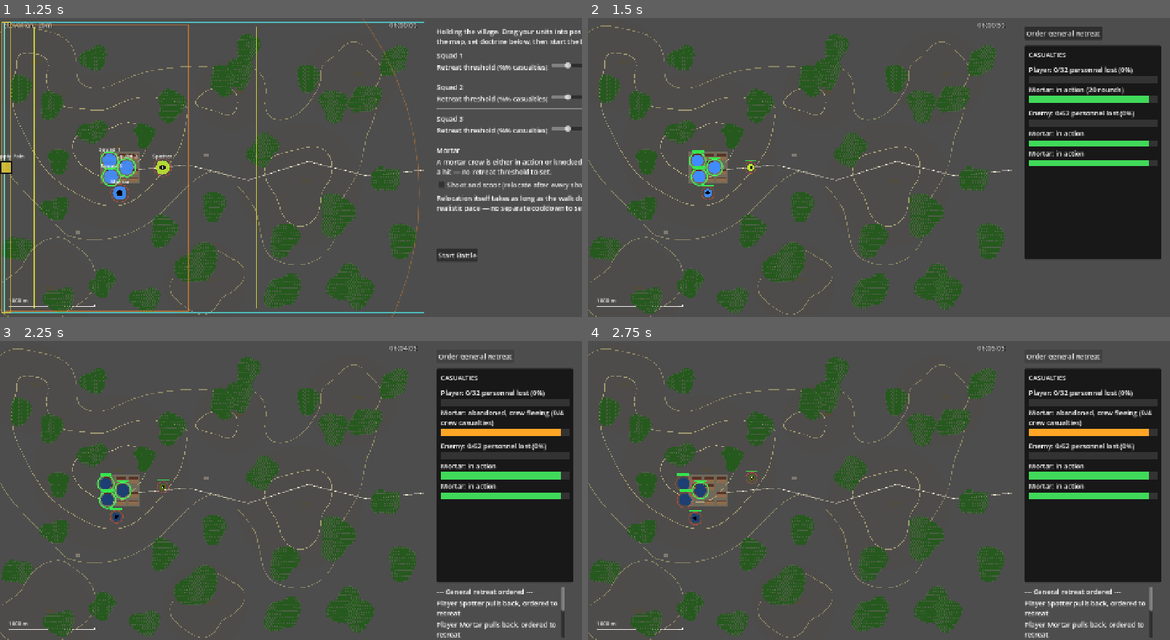
Above: before the commit, frames 1-4 (two rows, left to right).
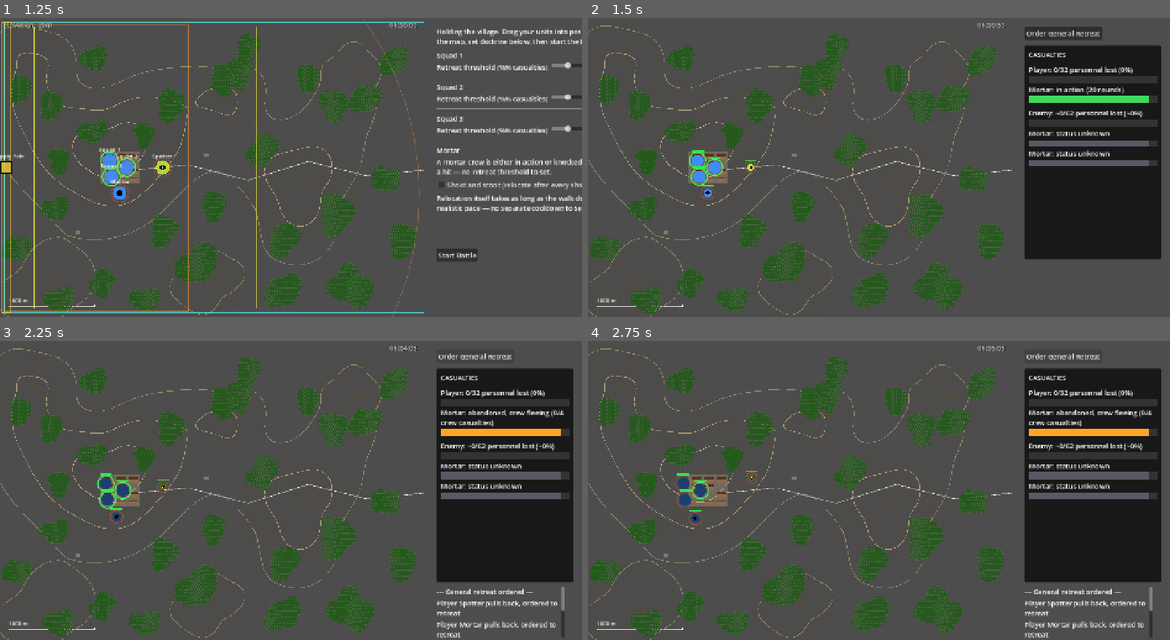
Above: after the commit, the same moments.

Repository: verybadcat/Drones
Game: Godot game, scene res://scenes/Main.tscn
Same seed, same stepped clock (60 frames per second), same inputs: the game is played once before the commit and once after it.
Inputs:
- Up to frame 1 (1.25 s): click "Choose" at 0.5 s
- Up to frame 2 (1.5 s): click "Start Battle" at 1.25 s
- Up to frame 3 (2.25 s): click "Order General Retreat" at 2 s
- Up to frame 4 (2.75 s): no input

Frame 1 is identical in both runs. In frame 2, 1.2% of the frame differs, in the area x 75-97%, y 31-50%; in frame 3, 1.4%, in the area x 75-97%, y 34-53%; in frame 4, 1.4%.

Commit message:
Enemy status is now fog-of-war limited to what's actually been scouted
The live dashboard and the AAR both read the enemy's true internal state
directly, regardless of what the player's own side had actually observed.
Enemy units now carry a last-known snapshot (pips/state), updated only
while actually visible and frozen once contact is lost; the dashboard's
enemy readout and mortar rows show this estimate instead of the truth.

The AAR gets upgraded to the true figures only if the position was held
(a real post-battle sweep) or drone recon was used (a last overhead look
that doesn't require holding ground) — otherwise it reports the same
honest estimate the dashboard showed throughout. The win/loss verdict is
still always judged on the true numbers regardless of what's displayed.

Co-Authored-By: Claude Sonnet 5 <noreply@anthropic.com>

Diff:
--- a/scripts/battle_manager.gd
+++ b/scripts/battle_manager.gd
@@ -2151,6 +2151,7 @@
 	_update_friendly_mortar_concealment()
 	_resolve_pending_counter_battery()
 	_resolve_pending_mortar_shots()
+	_update_player_intel()
 	_check_enemy_commander_retreat()
 	_prune_fire_flashes()
 	_check_battle_end()
@@ -2281,6 +2282,25 @@
 				target.queue_redraw()
 				combat_log.log_spotted(target)
 				break
+
+
+## Snapshots what the player's own side actually knows about each enemy
+## unit's condition right now — see Unit.player_known_pips/_known_state/
+## _has_been_sighted's own doc comment. Only updates while a unit is
+## is_visible; once visibility is lost the snapshot simply stays wherever
+## it last was, the same way a real commander's last report doesn't
+## un-happen just because contact was lost afterward. Run every tick, after
+## this tick's own combat resolution — a unit that gets destroyed or
+## surrendered this same tick, while still visible the instant before, is
+## correctly captured (the visibility-clearing check in _refresh_visibility
+## already skips DESTROYED/SURRENDERED targets rather than dropping their
+## is_visible flag, so it's still true here).
+func _update_player_intel() -> void:
+	for u in enemy_units:
+		if u.is_visible:
+			u.player_has_been_sighted = true
+			u.player_known_pips = u.pips
+			u.player_known_state = u.state
 
 
 ## `scenario_delta` (tactical seconds) drives a MORTAR's reload timer — a
@@ -3306,10 +3326,19 @@
 
 
 ## Public entry point for UI (see CasualtyDashboard) to read live casualty
-## stats for one side — the exact same numbers the AAR report is built
-## from, just readable mid-battle instead of only at the end.
+## stats for one side. The player's own side is always the true figures —
+## it's the player's own command, always fully known. The enemy side is
+## always the fog-of-war ESTIMATE (see _compute_side_stats's own `estimated`
+## doc comment) — a live commander only knows what's actually been scouted,
+## never the true totals in real time. The AAR at battle's end is NOT
+## necessarily the same numbers this returns for the enemy side — see
+## _end_battle, which may upgrade to the true figures once the fighting is
+## over, depending on whether the position was held for a proper battlefield
+## assessment.
 func casualty_stats(team: Unit.Team) -> Dictionary:
-	return _compute_side_stats(player_units if team == Unit.Team.PLAYER else enemy_units)
+	if team == Unit.Team.PLAYER:
+		return _compute_side_stats(player_units)
+	return _compute_side_stats(enemy_units, true)
 
 
 ## Public read for UI (see CasualtyDashboard) — a snapshot of the drone
@@ -3336,7 +3365,26 @@
 	}
 
 
-func _compute_side_stats(units: Array[Unit]) -> Dictionary:
+## `estimated` — true for the PLAYER's own fog-of-war view of the ENEMY side
+## (see Unit.player_has_been_sighted/_known_pips/_known_state and
+## _update_player_intel): the player's own side is always fully known (they
+## command it directly), but the enemy's true condition is only as good as
+## what's actually been scouted, live or in the AAR — see _end_battle's own
+## reasoning for when the AAR still gets the true figures anyway (holding
+## the position for a battlefield sweep, or drone coverage that doesn't
+## need to). A unit never sighted at all contributes to the known TOTAL
+## order of battle (pips_total) but not a single casualty — assumed still
+## active and undamaged, not "unknown," since crediting losses nobody
+## actually confirmed would be worse than just not knowing. A unit that
+## WAS sighted at some point uses its last-known snapshot instead of its
+## true current state — genuinely stale if contact was lost since, exactly
+## like a real last report. The detailed killed/heavily-wounded/walking-
+## wounded/captured breakdown is skipped entirely when estimated: knowing a
+## unit was destroyed or pulled back is something battle observation alone
+## can support, but the exact mix of who died vs. was carried off isn't —
+## that needs an actual look at the aftermath, which is exactly what "not
+## sighted" or "sighted but stale" means we don't have.
+func _compute_side_stats(units: Array[Unit], estimated: bool = false) -> Dictionary:
 	var pips_total := 0
 	var pips_lost := 0
 	var killed := 0
@@ -3353,18 +3401,24 @@
 		# (it still shows up below if destroyed, just not in the pip count).
 		if u.kind != Unit.Kind.DRONE:
 			pips_total += u.max_pips
-			pips_lost += (u.max_pips - u.pips)
-			# killed_count/heavily_wounded_count/walking_wounded_count/
-			# wounded_left_behind_count are populated for every personnel
-			# kind (SQUAD's graduated split, and a flat killed_count
-			# increment for SPOTTER/MORTAR/DRONE_TEAM crew — see
-			# Unit.take_hit/_apply_crew_casualties), so summing them
-			# unconditionally here is what keeps this always reconciling
-			# exactly with pips_lost above, not just for squads.
-			killed += u.killed_count
-			heavily_wounded += u.heavily_wounded_count
-			walking_wounded += u.walking_wounded_count
-			captured += u.wounded_left_behind_count
+		if estimated and not u.player_has_been_sighted:
+			continue # never actually confirmed — assumed still active and undamaged
+		var eff_state: Unit.State = u.player_known_state if estimated else u.state
+		var eff_pips: int = u.player_known_pips if estimated else u.pips
+		if u.kind != Unit.Kind.DRONE:
+			pips_lost += (u.max_pips - eff_pips)
+			if not estimated:
+				# killed_count/heavily_wounded_count/walking_wounded_count/
+				# wounded_left_behind_count are populated for every personnel
+				# kind (SQUAD's graduated split, and a flat killed_count
+				# increment for SPOTTER/MORTAR/DRONE_TEAM crew — see
+				# Unit.take_hit/_apply_crew_casualties), so summing them
+				# unconditionally here is what keeps this always reconciling
+				# exactly with pips_lost above, not just for squads.
+				killed += u.killed_count
+				heavily_wounded += u.heavily_wounded_count
+				walking_wounded += u.walking_wounded_count
+				captured += u.wounded_left_behind_count
 			# Captured is captured regardless of the reason: an individually
 			# abandoned HEAVILY_WOUNDED soldier (wounded_left_behind_count
 			# above) and a whole squad's remaining personnel at the moment
@@ -3377,27 +3431,31 @@
 			# to killed/wounded, plus everyone captured at the surrender
 			# itself) — not left sitting there uncounted as if those people
 			# were still an active part of the fight.
-			if u.state == Unit.State.SURRENDERED:
-				pips_lost += u.pips
-				captured += u.pips
-		match u.state:
+			if eff_state == Unit.State.SURRENDERED:
+				pips_lost += eff_pips
+				if not estimated:
+					captured += eff_pips
+		match eff_state:
 			Unit.State.DESTROYED:
 				if u.kind == Unit.Kind.MORTAR or u.kind == Unit.Kind.DRONE_TEAM:
-					destroyed.append("%s (%d/%d crew casualties: %d killed, %d heavily wounded, %d walking wounded)" % [
-						u.display_name(), u.crew_casualties, u.crew_size, u.killed_count, u.heavily_wounded_count, u.walking_wounded_count
-					])
+					if estimated:
+						destroyed.append("%s (destroyed — crew losses unconfirmed)" % u.display_name())
+					else:
+						destroyed.append("%s (%d/%d crew casualties: %d killed, %d heavily wounded, %d walking wounded)" % [
+							u.display_name(), u.crew_casualties, u.crew_size, u.killed_count, u.heavily_wounded_count, u.walking_wounded_count
+						])
 				else:
 					destroyed.append(u.display_name())
 			Unit.State.WITHDRAWN:
-				withdrawn.append(_crew_survivor_label(u))
+				withdrawn.append(u.display_name() if estimated else _crew_survivor_label(u))
 			Unit.State.RETREATING:
-				still_retreating.append(_crew_survivor_label(u))
+				still_retreating.append(u.display_name() if estimated else _crew_survivor_label(u))
 			Unit.State.SURRENDERED:
 				# Its remaining `pips` are already folded into `captured`
 				# (and `pips_lost`) above — this line just names WHICH unit
 				# they came from and how many, as narrative detail on top of
 				# the aggregate count, not a second place that count lives.
-				surrendered.append("%s (%d personnel)" % [u.display_name(), u.pips])
+				surrendered.append("%s (%d personnel)" % [u.display_name(), eff_pips])
 	var casualty_percent: float = (float(pips_lost) / float(pips_total) * 100.0) if pips_total > 0 else 0.0
 	return {
 		"pips_total": pips_total,
@@ -3411,6 +3469,7 @@
 		"withdrawn": withdrawn,
 		"still_retreating": still_retreating,
 		"surrendered": surrendered,
+		"estimated": estimated,
 	}
 
 
@@ -3426,9 +3485,14 @@
 	battle_over = true
 
 	var player_stats := _compute_side_stats(player_units)
-	var enemy_stats := _compute_side_stats(enemy_units)
+	# The verdict itself is always judged on the TRUE outcome — win/loss
+	# scoring has to be fair regardless of what the player actually got to
+	# see, the same way the enemy's own AI plays with full knowledge of its
+	# own mortar's ammo even though the player never sees it (v75). What
+	# gets DISPLAYED to the player is a separate question, resolved below.
+	var true_enemy_stats := _compute_side_stats(enemy_units)
 	var held: bool = _has_active_units(player_units)
-	var exchange_ratio: float = float(enemy_stats.pips_lost) / float(max(player_stats.pips_lost, 1))
+	var exchange_ratio: float = float(true_enemy_stats.pips_lost) / float(max(player_stats.pips_lost, 1))
 
 	var verdict: String
 	if held and exchange_ratio >= 1.5:
@@ -3439,6 +3503,17 @@
 		verdict = "TACTICAL WITHDRAWAL — favorable exchange"
 	else:
 		verdict = "DEFEAT"
+
+	# A commander only gets the TRUE enemy toll one of two ways: by actually
+	# holding the ground afterward for a real battlefield assessment (bodies,
+	# abandoned equipment, prisoners), or via a drone, which never needed to
+	# hold any ground to get one last, unobstructed look from overhead
+	# before the fight ends. Anyone else — pulled back, spotter only — gets
+	# nothing more than their own last-scouted picture, the exact same
+	# fog-of-war estimate the live dashboard showed throughout the fight
+	# (see _compute_side_stats's own `estimated` doc comment).
+	var enemy_assessment_confirmed: bool = held or recon_mode == GameConfig.ReconMode.DRONE_TEAM
+	var enemy_stats := true_enemy_stats if enemy_assessment_confirmed else _compute_side_stats(enemy_units, true)
 
 	var lines: PackedStringArray = []
 	lines.append("=== AFTER-ACTION REPORT ===")
@@ -3455,10 +3530,15 @@
 		player_stats.pips_lost, player_stats.pips_total, player_stats.casualty_percent,
 		player_stats.killed, player_stats.heavily_wounded, player_stats.walking_wounded, player_stats.captured,
 	])
-	lines.append("Enemy casualties: %d/%d personnel (%.0f%%) — %d killed, %d heavily wounded, %d walking wounded, %d captured" % [
-		enemy_stats.pips_lost, enemy_stats.pips_total, enemy_stats.casualty_percent,
-		enemy_stats.killed, enemy_stats.heavily_wounded, enemy_stats.walking_wounded, enemy_stats.captured,
-	])
+	if enemy_stats.estimated:
+		lines.append("Enemy casualties: an estimated %d/%d personnel (~%.0f%%) — the position wasn't held for a battlefield assessment, so this reflects only what was actually scouted during the fight, not the true toll" % [
+			enemy_stats.pips_lost, enemy_stats.pips_total, enemy_stats.casualty_percent,
+		])
+	else:
+		lines.append("Enemy casualties: %d/%d personnel (%.0f%%) — %d killed, %d heavily wounded, %d walking wounded, %d captured" % [
+			enemy_stats.pips_lost, enemy_stats.pips_total, enemy_stats.casualty_percent,
+			enemy_stats.killed, enemy_stats.heavily_wounded, enemy_stats.walking_wounded, enemy_stats.captured,
+		])
 	# No separate "exchange ratio" line — it was purely duplicative of the two
 	# casualty lines just above; `exchange_ratio` itself stays, still doing
 	# real work in the verdict math above (SUCCESSFUL DEFENSE/PYRRHIC
--- a/scripts/casualty_dashboard.gd
+++ b/scripts/casualty_dashboard.gd
@@ -24,6 +24,12 @@
 	Unit.State.DESTROYED: Color(0.75, 0.2, 0.2),
 	Unit.State.SURRENDERED: Color(0.9, 0.9, 0.9),
 }
+
+## A dedicated color for an enemy mortar never yet sighted — distinct from
+## every real STATUS_COLOR entry (including WITHDRAWN's own gray) so
+## "we genuinely don't know" never gets mistaken for a real, confirmed
+## status at a glance.
+const UNKNOWN_COLOR := Color(0.35, 0.35, 0.4)
 
 var battle_manager: BattleManager
 var _player_label: RichTextLabel
@@ -147,8 +153,15 @@
 	_update_mortar_rows(battle_manager.enemy_units, _enemy_mortar_rows)
 
 
+## `stats.estimated` (see BattleManager._compute_side_stats) marks the
+## player's own fog-of-war view of the enemy — shown with a "~"/"estimated"
+## qualifier so it never reads as an authoritative figure the way the
+## player's own, always-fully-known casualty line does.
 func _update_side(stats: Dictionary, label: RichTextLabel, bar: ColorRect, side_name: String) -> void:
-	label.text = "%s: %d/%d personnel lost (%.0f%%)" % [side_name, stats.pips_lost, stats.pips_total, stats.casualty_percent]
+	if stats.get("estimated", false):
+		label.text = "%s: ~%d/%d personnel lost (~%.0f%%)" % [side_name, stats.pips_lost, stats.pips_total, stats.casualty_percent]
+	else:
+		label.text = "%s: %d/%d personnel lost (%.0f%%)" % [side_name, stats.pips_lost, stats.pips_total, stats.casualty_percent]
 	var frac: float = clamp(stats.casualty_percent / 100.0, 0.0, 1.0)
 	bar.size = Vector2(BAR_SIZE.x * frac, BAR_SIZE.y)
 
@@ -172,7 +185,10 @@
 		var u: Unit = mortars[i]
 		label.text = "Mortar: %s" % _mortar_status_text(u)
 		var fill: ColorRect = row.fill
-		fill.color = STATUS_COLOR[u.state]
+		if u.team != Unit.Team.PLAYER and not u.player_has_been_sighted:
+			fill.color = UNKNOWN_COLOR
+		else:
+			fill.color = STATUS_COLOR[u.player_known_state if u.team != Unit.Team.PLAYER else u.state]
 
 
 ## A mortar's own casualty model (an exact crew headcount) does feed into
@@ -186,10 +202,10 @@
 ## the battle's over (see BattleManager._crew_survivor_label/
 ## _compute_side_stats).
 func _mortar_status_text(u: Unit) -> String:
+	if u.team != Unit.Team.PLAYER:
+		return _enemy_mortar_status_text(u)
 	match u.state:
 		Unit.State.ACTIVE:
-			if u.team != Unit.Team.PLAYER:
-				return "in action"
 			return "in action (%d rounds%s)" % [u.mortar_rounds_remaining, _resupply_status_suffix(u)]
 		Unit.State.RETREATING:
 			return "abandoned, crew fleeing (%d/%d crew casualties)" % [u.crew_casualties, u.crew_size]
@@ -197,6 +213,38 @@
 			return "withdrew safely" if u.crew_casualties == 0 else "withdrew (%d/%d crew casualties)" % [u.crew_casualties, u.crew_size]
 		Unit.State.DESTROYED:
 			return "destroyed (%d/%d crew casualties)" % [u.crew_casualties, u.crew_size]
+	return ""
+
+
+## The enemy mortar's row shows the PLAYER's own last-known picture of it
+## (Unit.player_known_state/_known_pips/_has_been_sighted — see
+## BattleManager._update_player_intel), never its true live state. Never
+## actually sighted at all reads as genuine "status unknown" rather than
+## assuming "in action" — the dashboard shouldn't claim a confidence the
+## player doesn't have, even though _compute_side_stats's aggregate count
+## quietly assumes "still active" as the safe default for an unconfirmed
+## unit. Crew casualties are derived from the same known-pips snapshot
+## (crew_size - known_pips), not the live crew_casualties field, and can be
+## nonzero even while ACTIVE now that a wounded crew may hold its position
+## instead of automatically abandoning the gun (see Unit._apply_crew_
+## casualties) — "last seen" framing throughout, since none of this is
+## live, unlike the player's own mortar row above.
+func _enemy_mortar_status_text(u: Unit) -> String:
+	if not u.player_has_been_sighted:
+		return "status unknown"
+	var known_crew_casualties: int = u.crew_size - u.player_known_pips
+	match u.player_known_state:
+		Unit.State.ACTIVE:
+			return "in action" if known_crew_casualties == 0 else "in action (%d/%d, last seen)" % [known_crew_casualties, u.crew_size]
+		Unit.State.RETREATING:
+			return "fleeing, gun abandoned (%d/%d)" % [known_crew_casualties, u.crew_size]
+		Unit.State.WITHDRAWN:
+			return "withdrew safely" if known_crew_casualties == 0 else "withdrew (%d/%d)" % [known_crew_casualties, u.crew_size]
+		Unit.State.DESTROYED:
+			# Always crew_size/crew_size once DESTROYED (see Unit._apply_
+			# crew_casualties) — showing the count would just repeat the
+			# word "destroyed" in numbers, so it's dropped here entirely.
+			return "confirmed destroyed"
 	return ""
 
 
--- a/scripts/unit.gd
+++ b/scripts/unit.gd
@@ -41,6 +41,18 @@
 # permanent flag. Spotting something once does not make it spotted forever;
 # losing line of sight loses visibility too.
 var is_visible: bool = false
+
+# The PLAYER side's own knowledge of THIS unit's condition, as of the last
+# time it was actually observed (is_visible) — a frozen last report, not a
+# live read of the true state, exactly like a real commander's own picture
+# of the enemy. Meaningless for the player's own units (their own side is
+# always fully known); populated for enemy_units only by BattleManager's
+# _update_player_intel. Drives the live CasualtyDashboard's enemy readout
+# and, unless the battle ends with the position held or with drone
+# coverage (see BattleManager._end_battle), the AAR report too.
+var player_has_been_sighted: bool = false
+var player_known_pips: int = 0
+var player_known_state: State = State.ACTIVE
 
 var fire_interval: float = 2.0 # seconds between fire attempts
 var fire_timer: float = 0.0
Not shown, changed: docs/designs/tactical-commander-doctrine.md
